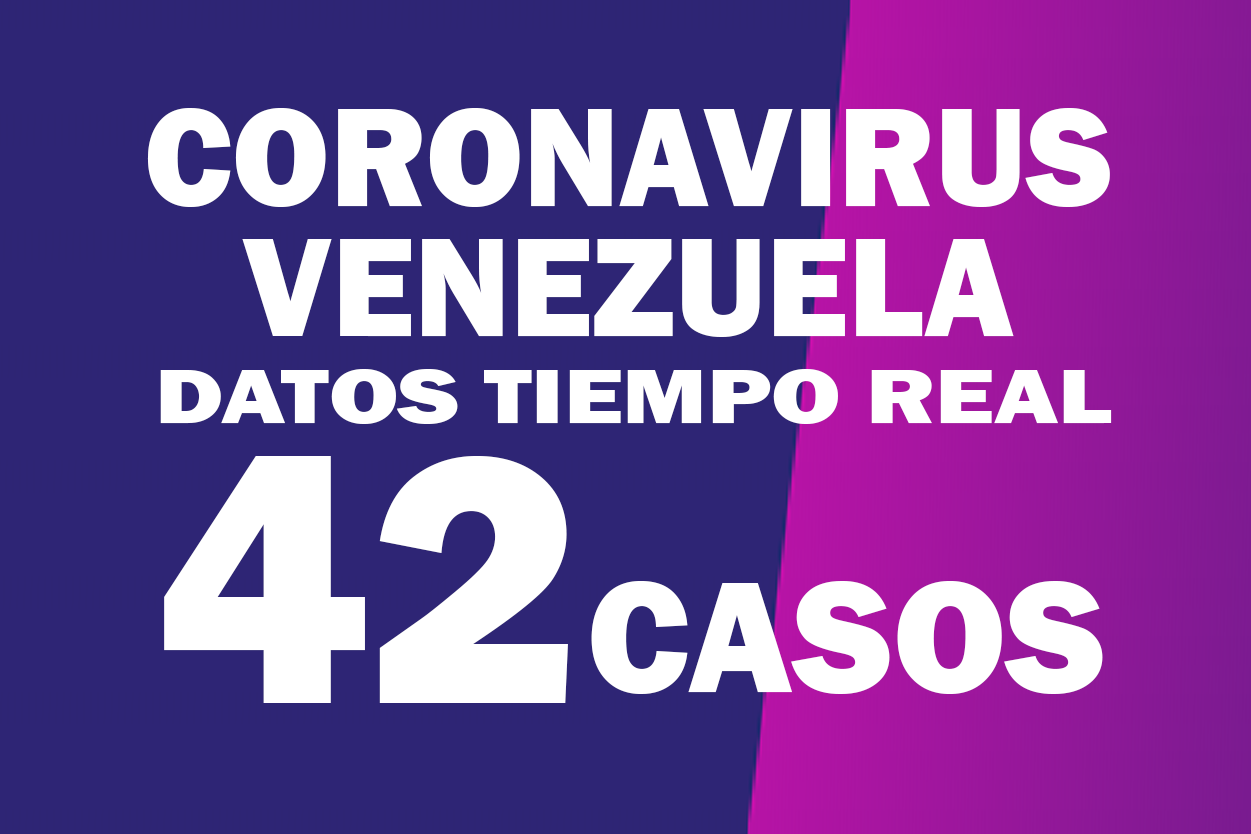
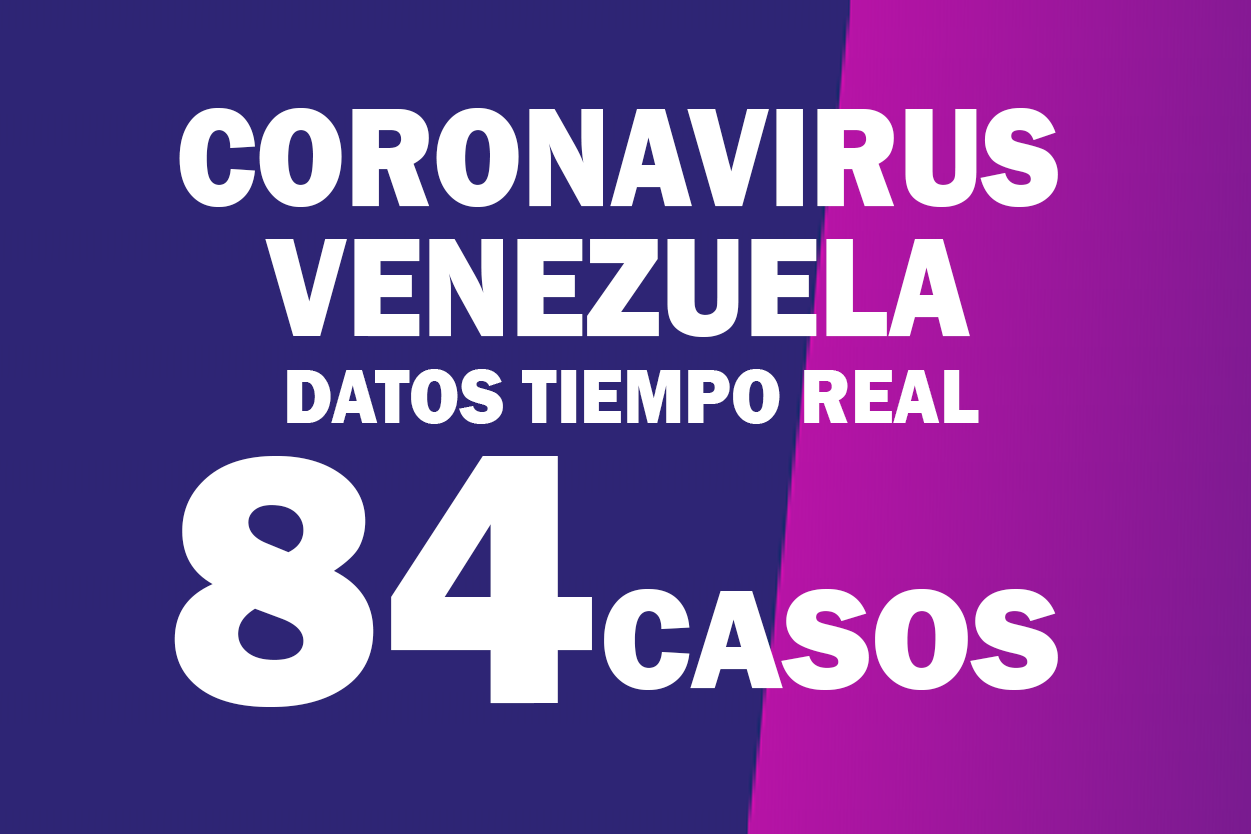
Two versions of the same layered image (1251x834). Layer-by-layer changes:
painted on "CASOS" over [591,581,1103,694]
renamed "42" to "84", painted on it over [164,456,592,707]
painted on "DATOS TIEMPO REAL" over [160,369,1112,424]
painted on "CORONAVIRUS VENEZUELA" over [147,108,1110,337]
